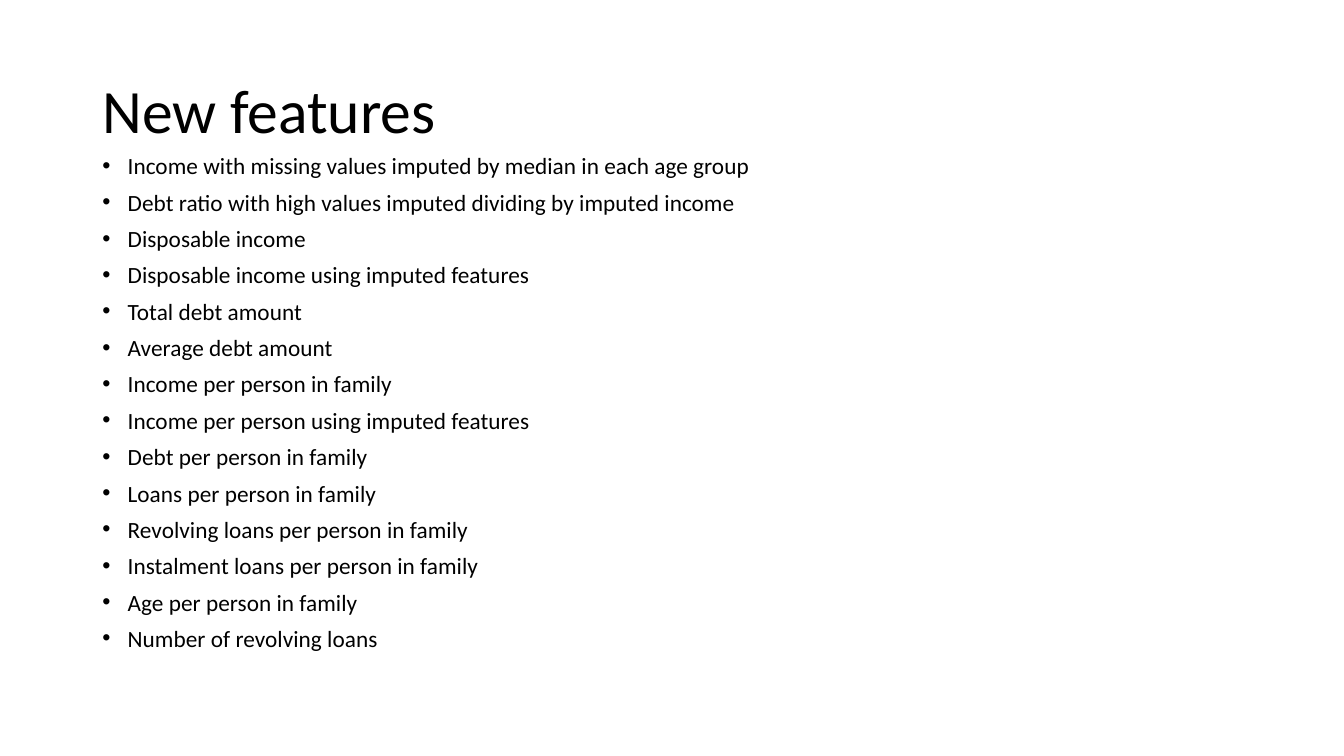
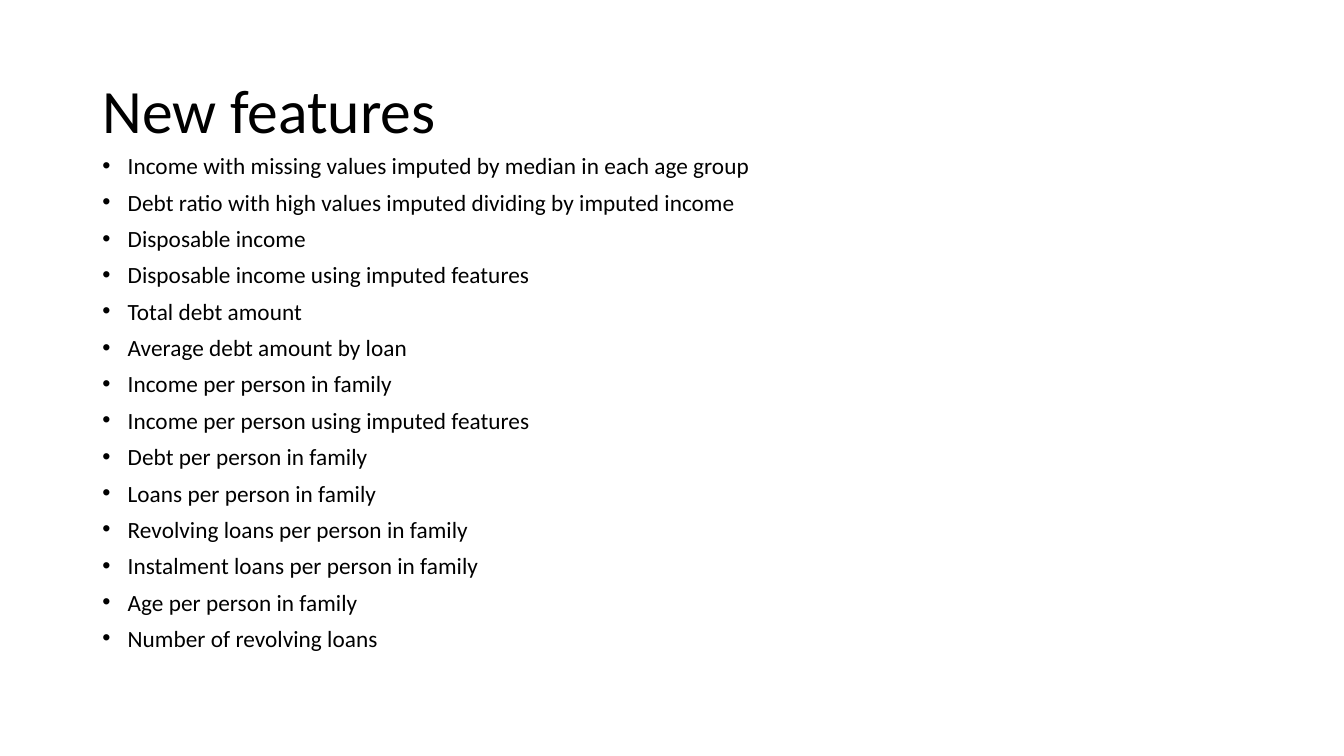
Before and after one commit to matthewjones-perth/givemesomecredit, a slide deck: slide 23 of Paidy Dataset Exercise.pptm. Drawn at 1344x756 pixels with LibreOffice and Linux fonts; fonts in the diff are those of the drawing. Boxes give left, top, right and bottom in pixels: in the first picture for what was removed or moved away, otherwise in the second. Text is boxed around its words. In the diff, an @@ line names an element or a change of style, - is before the commit and + after.

```diff
--- a/Paidy Dataset Exercise.pptm
+++ b/Paidy Dataset Exercise.pptm
@@ text at (x1=128, y1=340, x2=407, y2=360): text changed @@
-• Average debt amount
+• Average debt amount by loan
```
Also in this commit, not shown: 11 other slides changed.
